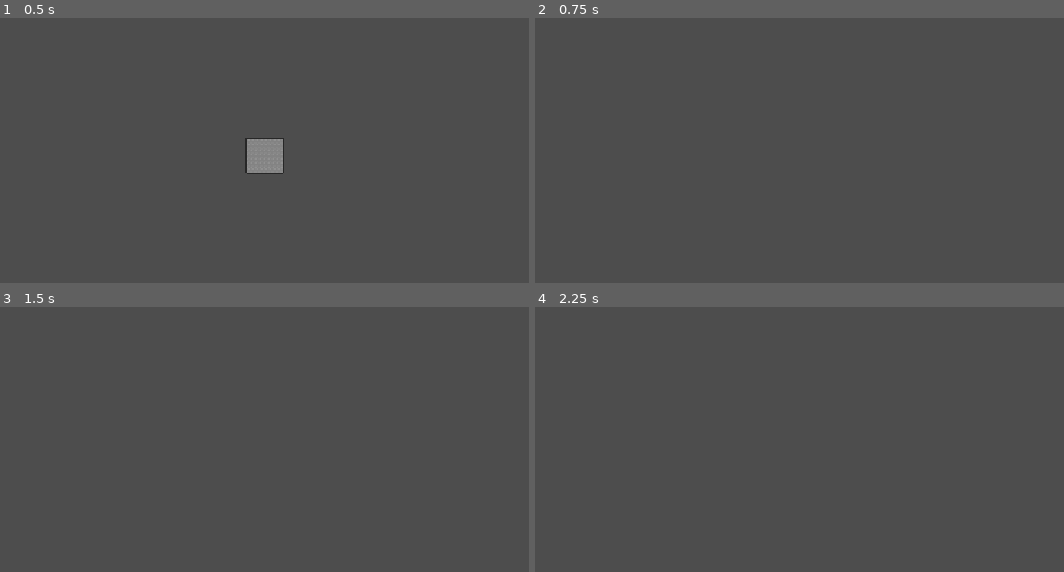
Above: before the commit, frames 1-4 (two rows, left to right).
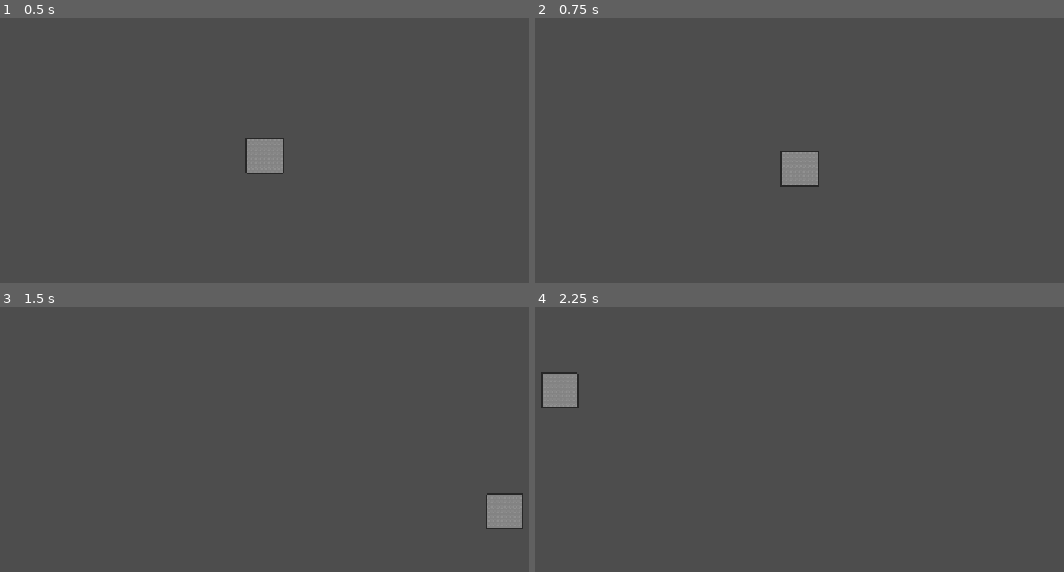
Above: after the commit, the same moments.

Repository: lucasbou-upsider/Indie-jam
Game: Godot game, scene res://scene/craft/bloc/bloc_acier.tscn
Two runs of this game, one before a commit and one after it. Both use one fixed random seed, a clock stepped at 60 frames per second and the inputs below. This scene is started directly instead of the project's main scene.
Inputs (mouse positions are in pixels of both pictures, inside the frame that each line leads up to):
- Up to frame 1 (0.5 s): no input
- Up to frame 2 (0.75 s): tap Enter at 0.5 s; move the mouse to (799, 155) at 0.52 s; hold W (haut) from 0.53 s (still down); hold Right mouse button (click droit) from 0.53 s (still down)
- Up to frame 3 (1.5 s): keep holding W (haut); tap E (verif_pv) at 0.8, 1.35 s; tap Space at 1.25 s; move the mouse to (502, 513) at 1.27 s; release Right mouse button (click droit) at 1.28 s
- Up to frame 4 (2.25 s): right-click (1037, 513) at 1.55 s; tap Enter at 2 s; move the mouse to (561, 378) at 2.02 s; release W (haut) at 2.03 s; hold A (gauche) from 2.03 s (still down); hold Right mouse button (click droit) from 2.03 s (still down)

Frame 1 is identical in both runs. In frame 2, 1.0% of the frame differs, in the area x 46-54%, y 50-64%; in frame 3, 0.9%; in frame 4, 1.0%.
Error in both runs: Invalid call. Nonexistent function 'select' in base 'Window'. (res://scene/craft/bloc/bloc.gd:43)

Commit message:
shake it baby
oh yeah

Diff:
--- /dev/null
+++ b/scene/camera.gd
@@ -0,0 +1,27 @@
+extends Camera2D
+
+var shake_intensity := 0.0 #intensité du shake en cours
+var active_shake_time := 0.0 #temps restant du shake en cours
+var shake_decay := 5.0 #diminution du shake (en intensité/s)
+var shake_time := 0.0 #temps depuis début du shake actuel (pour randomizer)
+var shake_time_speed := 20.0 #mult de shake_time
+var noise = FastNoiseLite.new()
+
+func _physics_process(delta) -> void:
+	if active_shake_time > 0:
+		shake_time += delta * shake_time_speed
+		active_shake_time -= delta
+
+		offset = Vector2(noise.get_noise_2d(shake_time, 0) * shake_intensity, noise.get_noise_2d(0, shake_time) * shake_intensity)
+		shake_intensity = max(shake_intensity - shake_decay*delta, 0)
+	else:
+		offset = lerp(offset, Vector2.ZERO, 10.5*delta)
+
+func screen_shake(intensity: int = 10, time: float = 1, decay: float = 5.0):
+	randomize()
+	noise.seed = randi()
+	noise.frequency = 2.0
+	shake_decay = decay
+	shake_intensity = intensity
+	active_shake_time = time
+	shake_time = 0.0
--- a/scene/craft/bloc/bloc.gd
+++ b/scene/craft/bloc/bloc.gd
@@ -73,13 +73,13 @@
 			SIGNAL.emit_signal("defreeze")
 			if GLOBAL.selected == self:
 				get_parent().unselect()
+			$"../banger".play()
 			queue_free()
 		sleeping = false
 	if pv <= 0:
 		SIGNAL.emit_signal("defreeze")
 		if GLOBAL.selected == self:
 			get_parent().unselect()
-		$"../banger".play()
 		queue_free()
 
 
--- a/scene/craft/transformateur.gd
+++ b/scene/craft/transformateur.gd
@@ -90,13 +90,13 @@
 			SIGNAL.emit_signal("defreeze")
 			if GLOBAL.selected == self:
 				get_parent().unselect()
+			$"../banger".play()
 			queue_free()
 		sleeping = false
 	if pv <= 0:
 		SIGNAL.emit_signal("defreeze")
 		if GLOBAL.selected == self:
 			get_parent().unselect()
-		$"../banger".play()
 		queue_free()
 
 
--- a/scene/vague.gd
+++ b/scene/vague.gd
@@ -7,7 +7,7 @@
 @warning_ignore("shadowed_global_identifier") @onready var kayou_spawn: Node2D = $"../kayou_spawn"
 
 var vague_number = 0
-var nbr_meteorite = [100, 200, 250, 250, 300, 400]
+var nbr_meteorite = [100, 200, 250, 250, 300]
 
 func _ready() -> void:
 	vague_timer.start()
@@ -17,6 +17,7 @@
 
 func _on_vague_timer_timeout() -> void:
 	print("vague de " + str(nbr_meteorite[vague_number%nbr_meteorite.size()]) + " meteorites ")
+	get_parent().camera.screen_shake(0, 7, -2)
 	kayou_spawn.wave(nbr_meteorite[vague_number%nbr_meteorite.size()], int(vague_number/nbr_meteorite.size()))
 	vague_number += 1
 	await get_tree().create_timer(6).timeout
--- a/scene/world.gd
+++ b/scene/world.gd
@@ -37,6 +37,7 @@
 @onready var coordoné: Label = $Interface/Coordoné
 @onready var quake_timer: Timer = $kayou_spawn/quake_timer
 @onready var quaker: Timer = $kayou_spawn/quaker
+@onready var camera: Camera2D = $Camera2D
 
 @onready var tool_tip: RichTextLabel = $Interface/ToolTip/RichTextLabel
 @onready var tool_tip_player: AudioStreamPlayer = $Interface/ToolTip/Whoosher
@@ -58,7 +59,7 @@
 
 	#deplacement de la camera
 	if Input.is_action_just_pressed("verif_pv"):
-		print(calculate_production("pierre"))
+		earth_quake(500)
 	if Input.is_action_pressed("courir"):
 		speed = 5
 	else:
@@ -139,6 +140,7 @@
 
 func _on_quake_timer_timeout() -> void:
 	if quake_queue.size() > 0:
+		camera.screen_shake()
 		quake(quake_queue.pop_front())
 
 func _on_quaker_timeout() -> void:
--- a/scene/world.tscn
+++ b/scene/world.tscn
@@ -20,6 +20,7 @@
 [ext_resource type="Texture2D" uid="uid://bby3csl3w3ev3" path="res://sprite/New_Piskel_5_1.png" id="12_hnm4a"]
 [ext_resource type="Texture2D" uid="uid://b4b5cjgwqdmxa" path="res://sprite/New_Piskel_17.png" id="12_oiypb"]
 [ext_resource type="Texture2D" uid="uid://cx4h8aowcjt6a" path="res://sprite/New_Piskel_10.png" id="13_tmyho"]
+[ext_resource type="Script" uid="uid://dkt6se1dfb8a8" path="res://scene/camera.gd" id="14_mr18f"]
 [ext_resource type="Texture2D" uid="uid://cqi5v42mlxc1s" path="res://sprite/New_Piskel_5_2.png" id="18_e4vd1"]
 [ext_resource type="Texture2D" uid="uid://bjg8fuu61nqw0" path="res://sprite/New_Piskel_3_1.png" id="21_a81yy"]
 [ext_resource type="Texture2D" uid="uid://bsy8l2sbrjks4" path="res://sprite/New_Piskel_3_3.png" id="21_puhxk"]
@@ -37,7 +38,7 @@
 [ext_resource type="Texture2D" uid="uid://cyrj4oisdwewv" path="res://sprite/New_Piskel_10_5.png" id="31_13g4d"]
 [ext_resource type="Texture2D" uid="uid://b5o7fbneheiel" path="res://sprite/New_Piskel_10_6.png" id="32_tl5qk"]
 [ext_resource type="AudioStream" uid="uid://wxic2gxt1d3f" path="res://sounds/whoosh.mp3" id="35_qsqtq"]
-[ext_resource type="AudioStream" uid="uid://bipf2qikviqvn" path="res://sounds/bang.mp3" id="38_p8o2l"]
+[ext_resource type="AudioStream" uid="uid://d3diga5ed4psd" path="res://sounds/smash.mp3" id="39_mr18f"]
 
 [sub_resource type="ShaderMaterial" id="ShaderMaterial_yur6x"]
 shader = ExtResource("5_yur6x")
@@ -117,7 +118,6 @@
 size = Vector2(2559.841, 383.92947)
 
 [node name="world" type="Node2D" unique_id=1481596678]
-position = Vector2(0, 3)
 script = ExtResource("1_txmk2")
 
 [node name="background" type="Node2D" parent="." unique_id=1059103624]
@@ -335,6 +335,7 @@
 limit_bottom = 198
 position_smoothing_enabled = true
 position_smoothing_speed = 8.0
+script = ExtResource("14_mr18f")
 
 [node name="Interface" type="CanvasLayer" parent="." unique_id=476184838]
 
@@ -2676,7 +2677,7 @@
 max_polyphony = 2
 
 [node name="banger" type="AudioStreamPlayer" parent="." unique_id=440276755]
-stream = ExtResource("38_p8o2l")
+stream = ExtResource("39_mr18f")
 
 [connection signal="timeout" from="kayou_spawn/quake_timer" to="." method="_on_quake_timer_timeout"]
 [connection signal="timeout" from="kayou_spawn/quaker" to="." method="_on_quaker_timeout"]
Not shown, added: scene/camera.gd.uid
Not shown, added: sounds/smash.mp3.import
Not shown, added: sounds/smash.mp3
